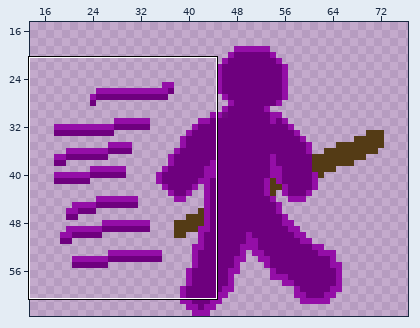
Sprite sheet, stored at images/Characters/StickWarrior/stickwarrior_jump_kick.png. The picture above shows the old version from afar; the outline marks the close-up.
Close-up. Before the edit:
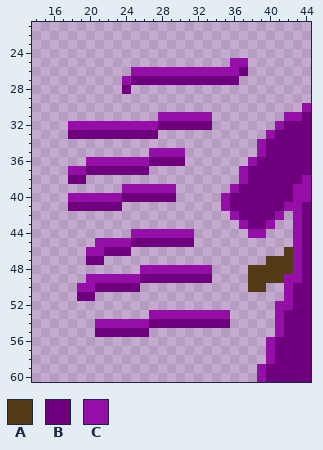
The file is 100x64 pixels. Shown: x 14..44, y 21..60. The wide view leaves out empty margins.
Palette (. is transparent): A #543b15  B #6e007e  C #940ea7
Pixels before, first column x 18:
25 ..................CC.......
26 .......CCCCCCCCCCCCB.......
27 ......CBBBBBBBBBBBB........
28 ......B....................
29 ...........................
30 ..........................C
31 ..........CCCCCC........CCB
32 CCCCCCCCCCBBBBBB.......CBBB
33 BBBBBBBBBB............CBBBB
34 .....................CBBBBB
35 .........CCCC........CBBBBB
36 ..CCCCCCCBBBB.......CBBBBBB
37 CCBBBBBBB..........CBBBBBBB
38 BB.................CBBBBBBC
39 ......CCCCCC......CBBBBBBCC
40 CCCCCCBBBBBB.....CBBBBBBBCC
41 BBBBBB...........CBBBBBBCCB
42 ..................CBBBBC.CB
43 ...................CBBC..CB
44 .......CCCCCCC......CC...CB
45 ...CCCCBBBBBBB...........CB
46 ..CCBBB.................ACB
47 ..BB..................AAACB
48 ........CCCCCCCC....AAAAACB
49 ..CCCCCCBBBBBBBB....AAAACCB
50 .CCBBBBB............AA..CBB
51 .BB.....................CBB
52 .......................CCBB
53 .........CCCCCCCCC.....CBBB
54 ...CCCCCCBBBBBBBBB.....CBBB
55 ...BBBBBB..............CBBB
56 ......................CBBBB
57 ......................CBBBB
58 ......................CBBBB
59 .....................CBBBBB
60 .....................CBBBBB
And afterwards:
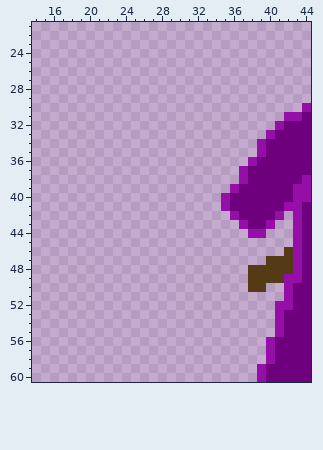
What changed:
Changed rows in their new state; - is an unchanged pixel.
first column x 18:
25 ------------------..
26 -------.............
27 ------.............-
28 ------.-------------
31 ----------......----
32 ................----
33 ..........----------
35 ---------....-------
36 --...........-------
37 .........-----------
38 ..------------------
39 ------......--------
40 ............--------
41 ......--------------
44 -------.......------
45 ---...........------
46 --.....-------------
47 --..----------------
48 --------........----
49 --..............----
50 -.......------------
51 -..-----------------
53 ---------.........--
54 ---...............--
55 ---......-----------
Where, in picture pixels (left, top, right, bottom), the same in both close-ups:
erased: (68, 58, 248, 337)
